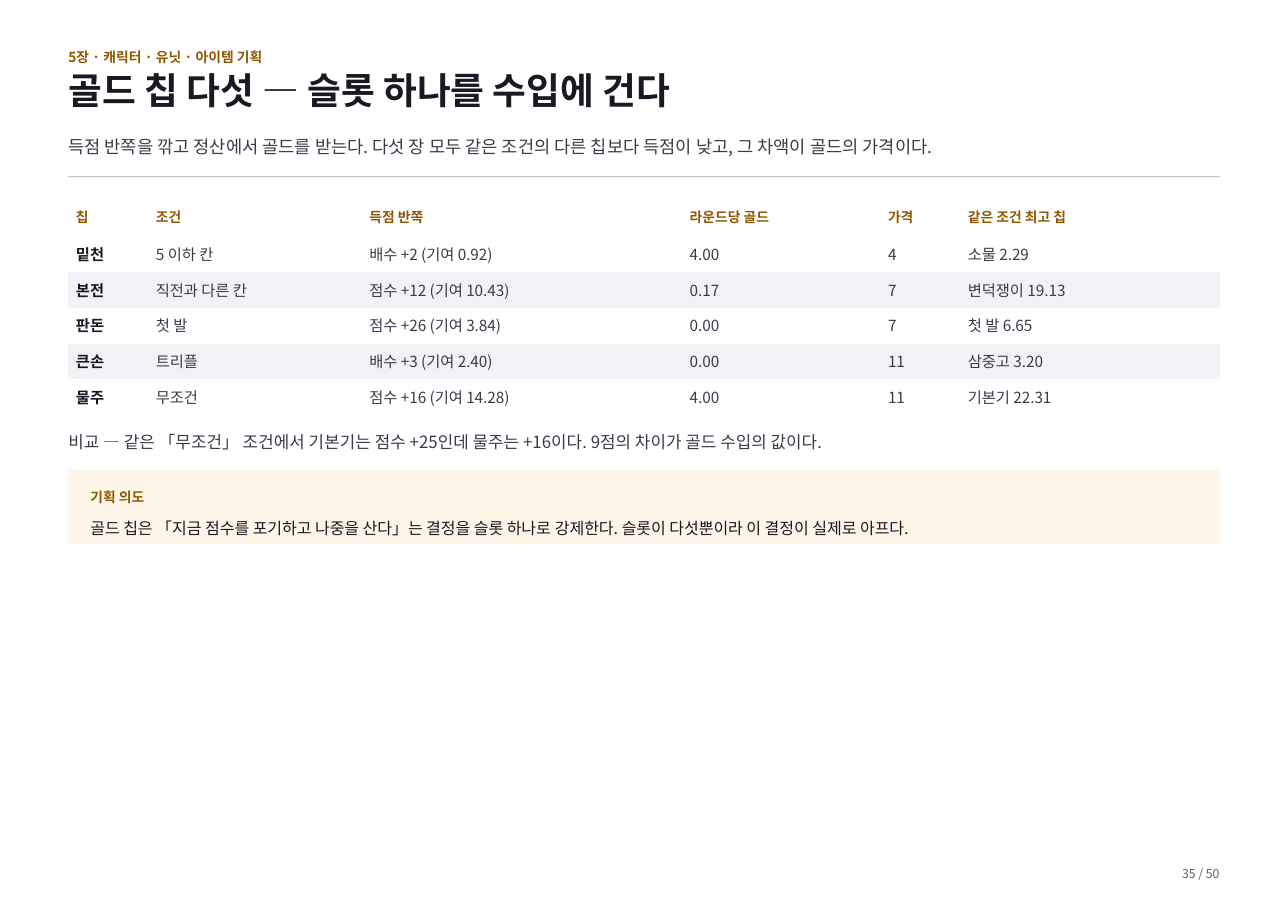
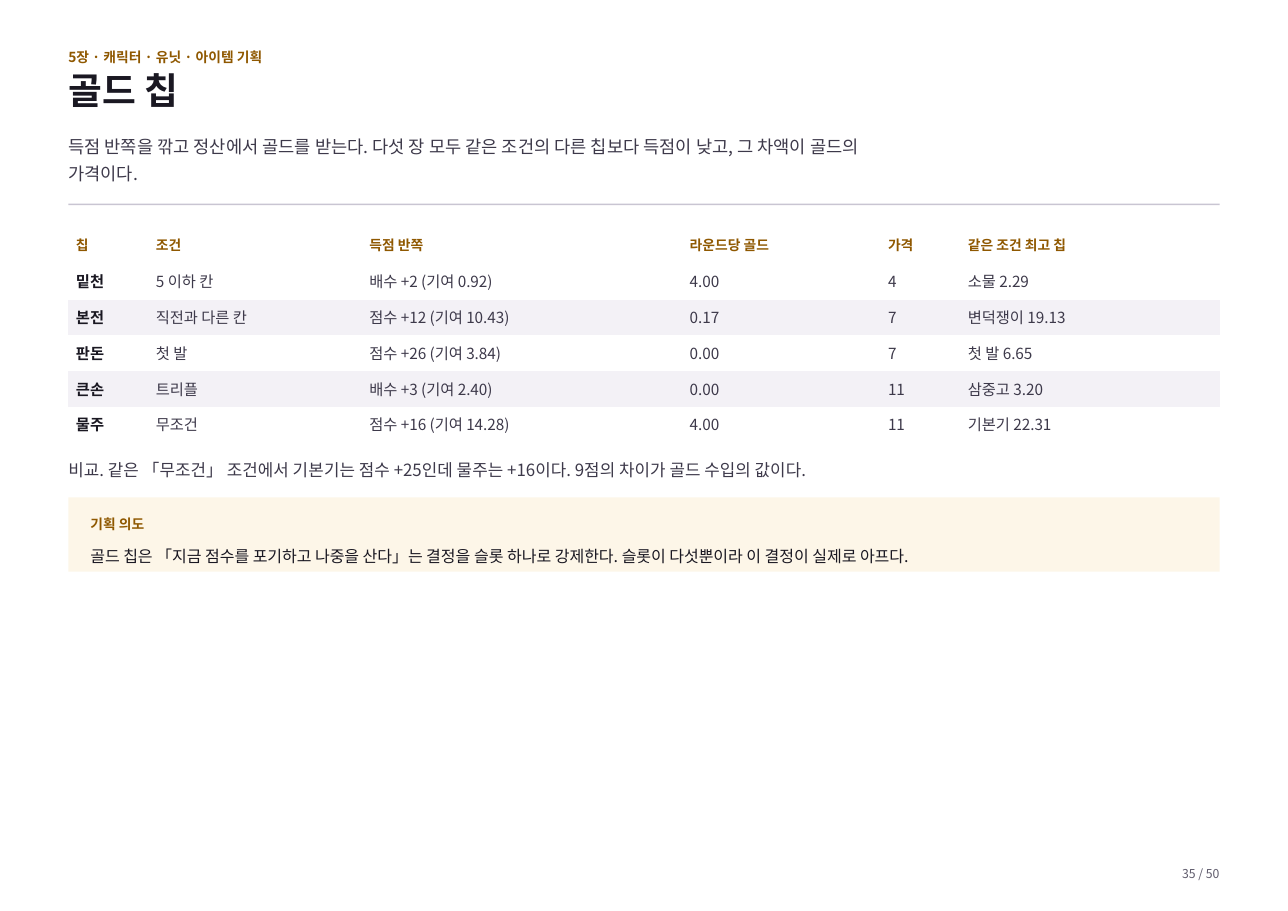
Before and after one commit to GGbong69/test-03, a slide deck: slide 35 of docs/기획서.pptx. Drawn at 1288x911 pixels with LibreOffice and Linux fonts; fonts in the diff are those of the drawing. Boxes give left, top, right and bottom in pixels: in the first picture for what was removed or moved away, otherwise in the second. Text is boxed around its words. In the diff, an @@ line names an element or a change of style, - is before the commit and + after.

```diff
--- a/docs/기획서.pptx
+++ b/docs/기획서.pptx
@@ text at bbox=[68, 73, 178, 107]: text changed @@
-골드 칩 다섯 — 슬롯 하나를 수입에 건다
+골드 칩
@@ text at bbox=[68, 138, 859, 156]: text changed @@
-득점 반쪽을 깎고 정산에서 골드를 받는다. 다섯 장 모두 같은 조건의 다른 칩보다 득점이 낮고, 그 차액이 골드의 가격이다.
+득점 반쪽을 깎고 정산에서 골드를 받는다. 다섯 장 모두 같은 조건의 다른 칩보다 득점이 낮고, 그 차액이 골드의
+가격이다.
@@ rectangle: place and size @@
-rectangle at bbox=[68, 176, 1220, 177]
+rectangle at bbox=[68, 204, 1220, 205]
@@ table: place and size @@
-table at bbox=[68, 201, 1221, 415]
+table at bbox=[68, 228, 1221, 443]
@@ text at bbox=[68, 461, 806, 478]: text changed @@
-비교 — 같은 「무조건」 조건에서 기본기는 점수 +25인데 물주는 +16이다. 9점의 차이가 골드 수입의 값이다.
+비교. 같은 「무조건」 조건에서 기본기는 점수 +25인데 물주는 +16이다. 9점의 차이가 골드 수입의 값이다.
@@ rectangle "기획 의도": place and size @@
-rectangle "기획 의도" at bbox=[68, 469, 1220, 544]
+rectangle "기획 의도" at bbox=[68, 497, 1220, 572]
```
Also in this commit, not shown: 44 other slides changed, 2 other files.
